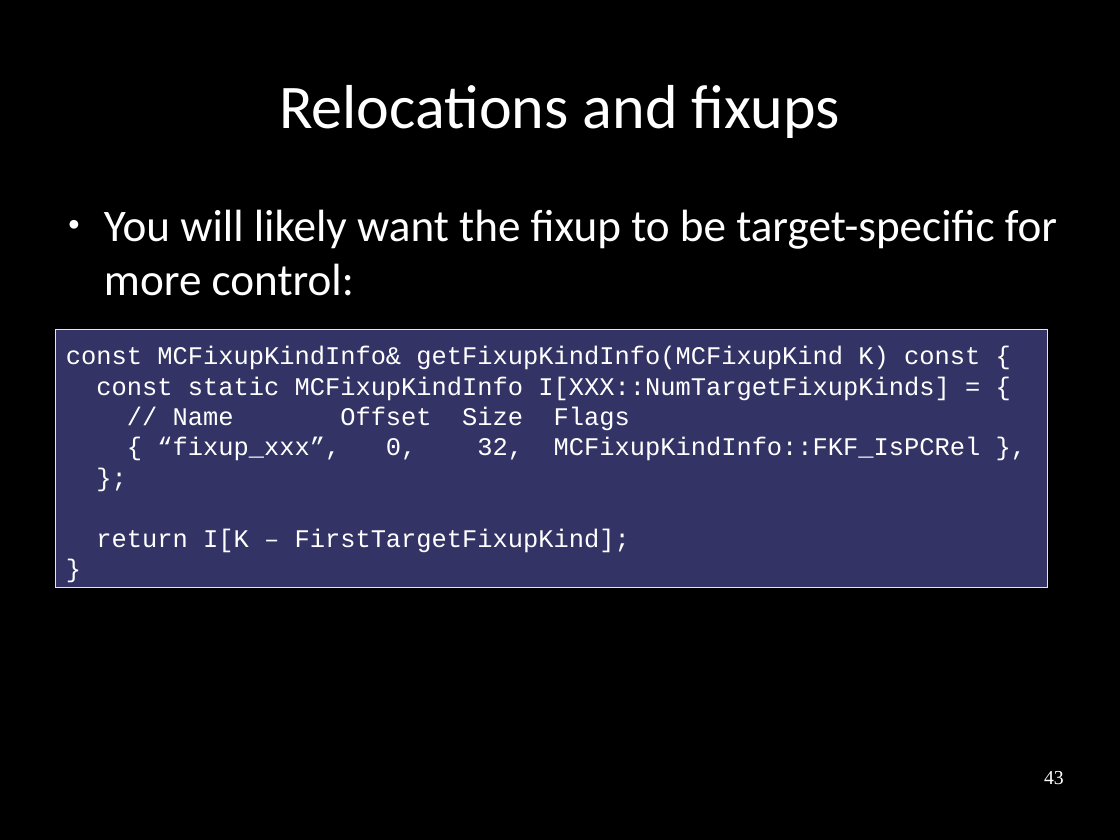
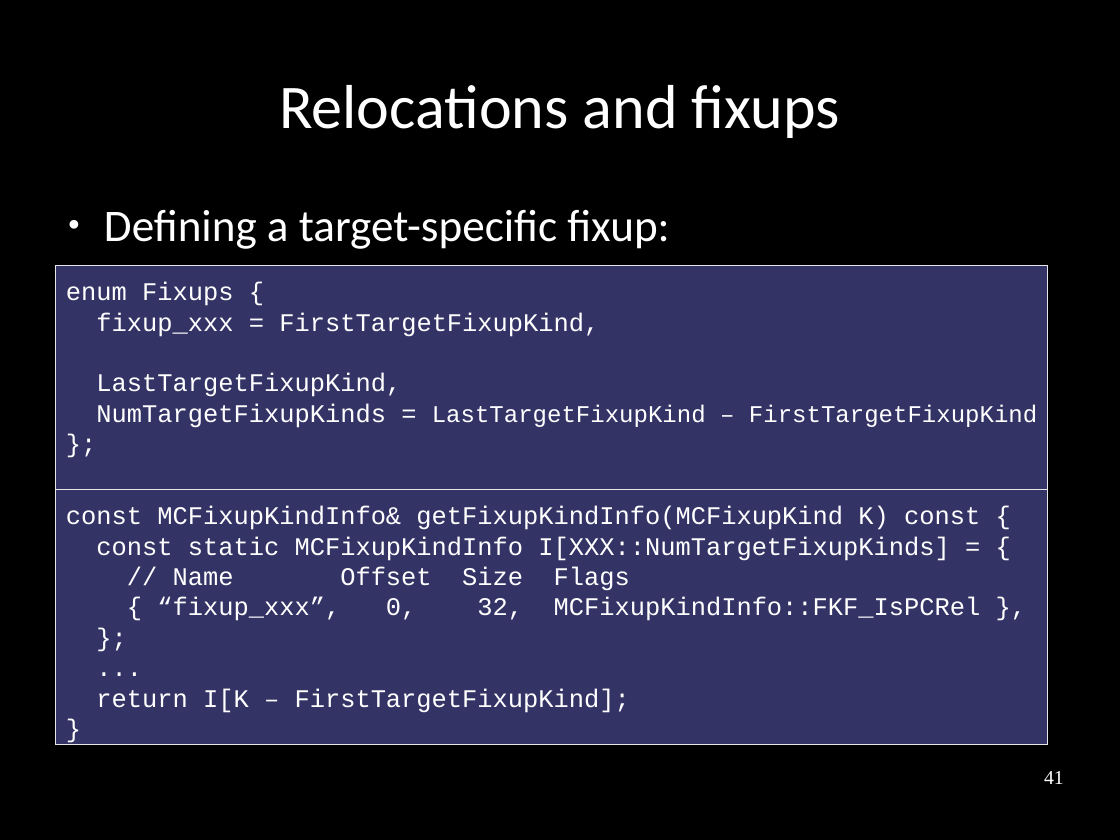
Before and after one commit to frasercrmck/llvm-leg, a slide deck: slide 41 of docs/Codeplay/Slides.odp (slide 43 before the commit). Drawn at 1120x840 pixels with LibreOffice and Linux fonts; fonts in the diff are those of the drawing. Boxes give left, top, right and bottom in pixels: in the first picture for what was removed or moved away, otherwise in the second. Text is boxed around its words. In the diff, an @@ line names an element or a change of style, - is before the commit and + after.

```diff
--- a/docs/Codeplay/Slides.odp
+++ b/docs/Codeplay/Slides.odp
@@ text at box(104, 209, 670, 249): text changed @@
-● You will likely want the fixup to be target-specific for more control:
+● Defining a target-specific fixup:
@@ rectangle added at box(56, 265, 1048, 490), fill #333366, outline #E6E6E6 0 pt, 18 pt, text #FFFFFF @@
+enum Fixups {
+fixup_xxx = FirstTargetFixupKind,
+LastTargetFixupKind,
+NumTargetFixupKinds = LastTargetFixupKind – FirstTargetFixupKind
+};
@@ text in rectangle at box(56, 489, 1048, 745): paragraph added @@
+...
@@ rectangle "const MCFixupKindInfo& getFixupKindInfo(MCFixupKind K) const ...": place and size @@
-rectangle "const MCFixupKindInfo& getFixupKindInfo(MCFixupKind K) const ..." at box(56, 329, 1048, 587)
+rectangle "const MCFixupKindInfo& getFixupKindInfo(MCFixupKind K) const ..." at box(56, 489, 1048, 745)
@@ page number at box(1044, 771, 1064, 784): text changed @@
-43
+41
```
Also in this commit, not shown: 11 other slides changed, 1 slide added, 2 slides removed.
